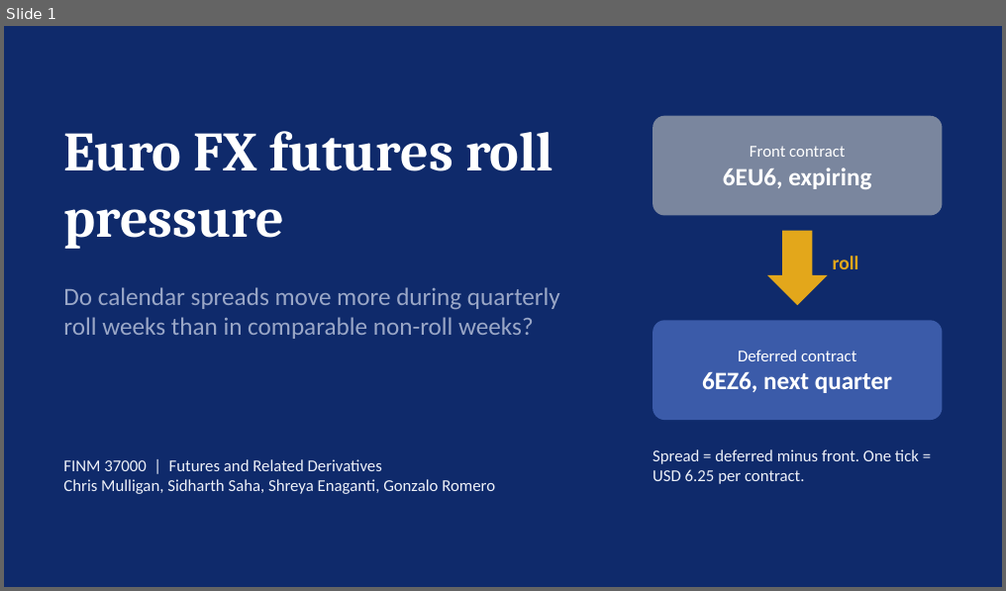
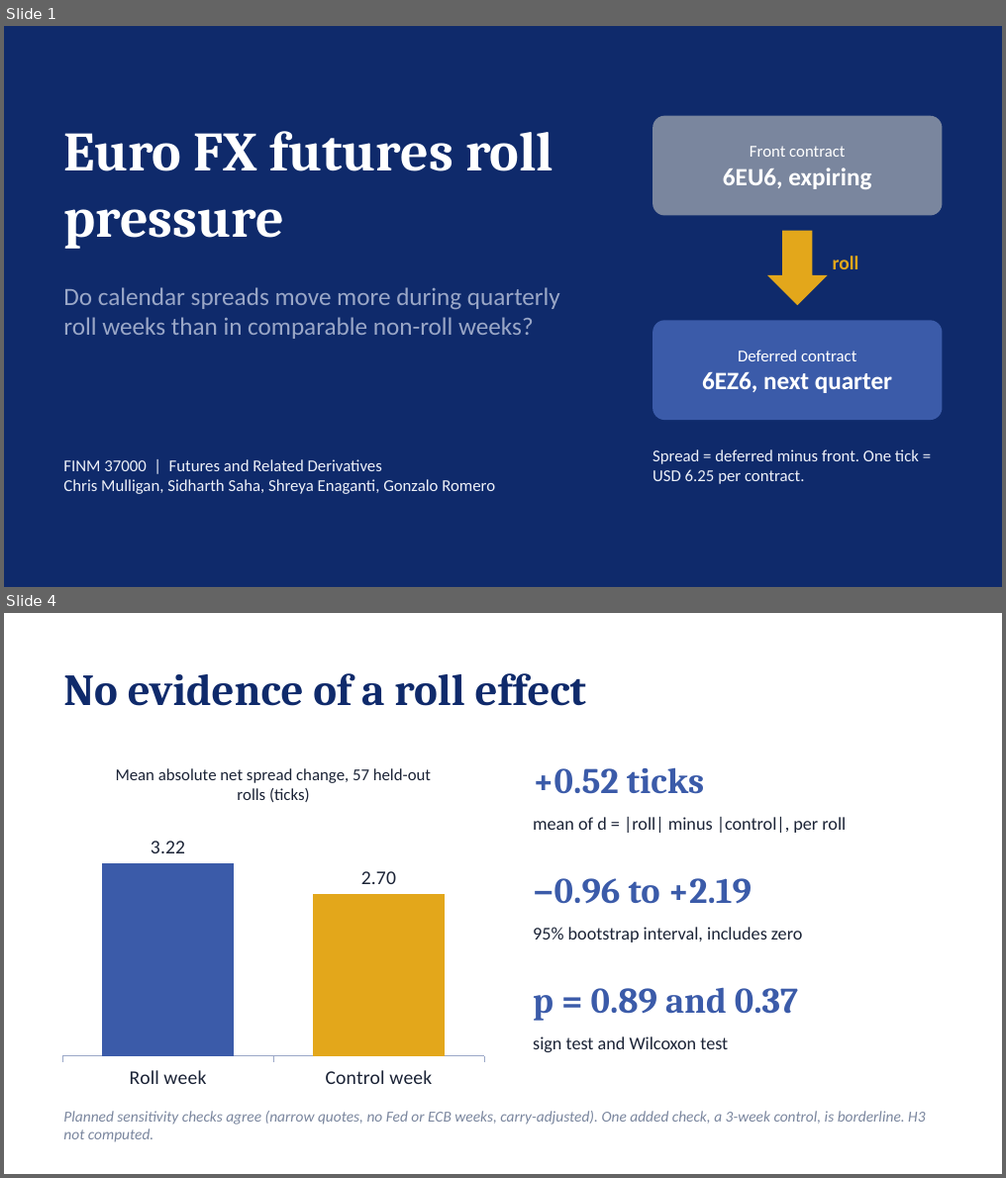
Before and after one commit to chris-mulligan-50/futures-project, a slide deck: docs/project_slides.pptx. Shown one above the other, each under a label of ours: slide 1 before the commit, slides 1 and 4 after it; the slides between them are not shown. The pictures are 1006x591 and 1006x1178 pixels, drawn with LibreOffice and Linux fonts; fonts in the diff are those of the drawing. Boxes give left, top, right and bottom in pixels: in the first picture for what was removed or moved away, otherwise in the second. Text is boxed around its words. In the diff, an @@ line names an element or a change of style, - is before the commit and + after.

```diff
--- a/docs/project_slides.pptx
+++ b/docs/project_slides.pptx
@@ slide 4 added at (4, 613, 1002, 1174), background #FFFFFF @@
@@ text added at (63, 673, 587, 706), 32 pt, text #0F2A6B, bold @@
+No evidence of a roll effect
@@ column chart added at (54, 748, 493, 1097) @@
+title "Mean absolute net spread change, 57 held-out rolls (ticks)"
+categories: Roll week, Control week
+Series 1: 3.22, 2.7
@@ text added at (533, 767, 704, 794), 26 pt, text #3B5BA9, bold @@
++0.52 ticks
@@ text added at (533, 817, 846, 833), 13 pt, text #1B2336 @@
+mean of d = |roll| minus |control|, per roll
@@ text added at (533, 878, 751, 904), 26 pt, text #3B5BA9, bold @@
+−0.96 to +2.19
@@ text added at (533, 927, 802, 943), 13 pt, text #1B2336 @@
+95% bootstrap interval, includes zero
@@ text added at (533, 987, 798, 1021), 26 pt, text #3B5BA9, bold @@
+p = 0.89 and 0.37
@@ text added at (533, 1037, 728, 1053), 13 pt, text #1B2336 @@
+sign test and Wilcoxon test
@@ text added at (63, 1111, 925, 1143), 11 pt, text #7A869E, italic @@
+Planned sensitivity checks agree (narrow quotes, no Fed or ECB weeks, carry-adjusted). One added check, a 3-week control, is borderline. H3 not computed.
```
Also in this commit, not shown: 3 slides changed, 1 slide removed.
